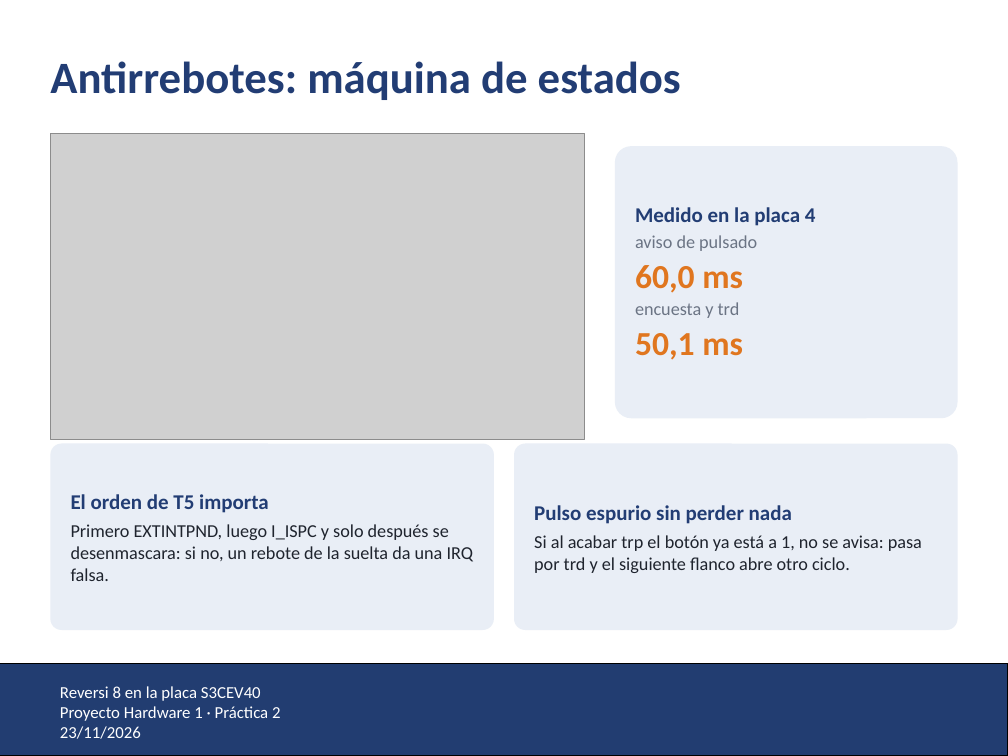
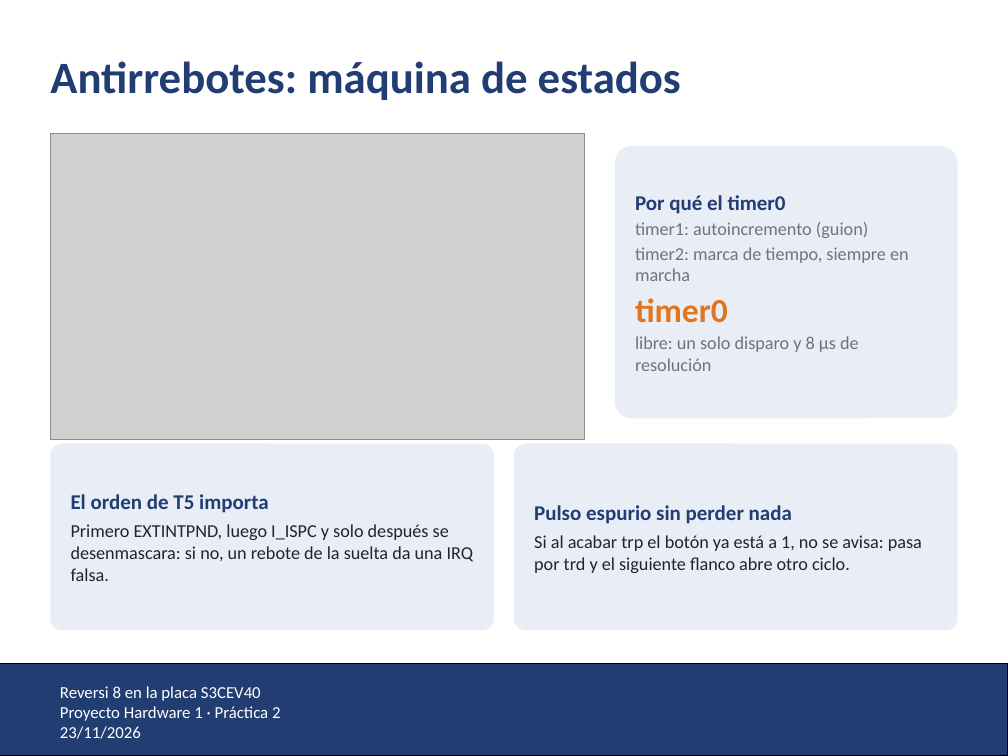
Before and after one commit to sergiobenedi/P2_PH_873042_960280, a slide deck: slide 6 of presentacion/Presentacion_P2_unizar.pptx. Drawn at 1008x756 pixels with LibreOffice and Linux fonts; fonts in the diff are those of the drawing; grey boxes stand for pictures; background and template pictures are left out. Boxes give left, top, right and bottom in pixels: in the first picture for what was removed or moved away, otherwise in the second. Text is boxed around its words. In the diff, an @@ line names an element or a change of style, - is before the commit and + after.

```diff
--- a/presentacion/Presentacion_P2_unizar.pptx
+++ b/presentacion/Presentacion_P2_unizar.pptx
@@ text at [635,195,909,371]: text changed; bold off @@
-Medido en la placa 4
-aviso de pulsado
-60,0 ms
-encuesta y trd
-50,1 ms
+Por qué el timer0
+timer1: autoincremento (guion)
+timer2: marca de tiempo, siempre en marcha
+timer0
+libre: un solo disparo y 8 µs de resolución
```
Also in this commit, not shown: 6 other files.
